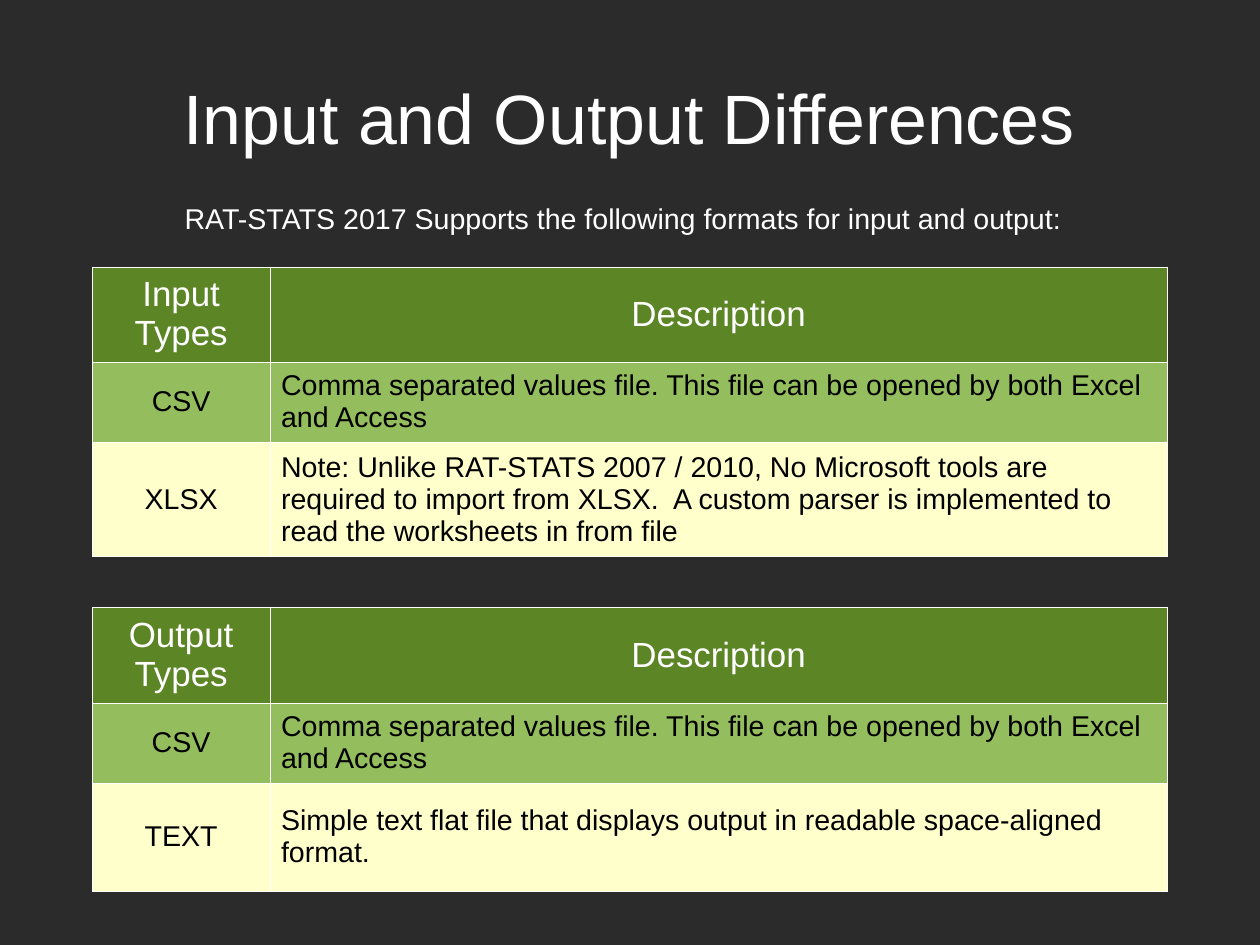
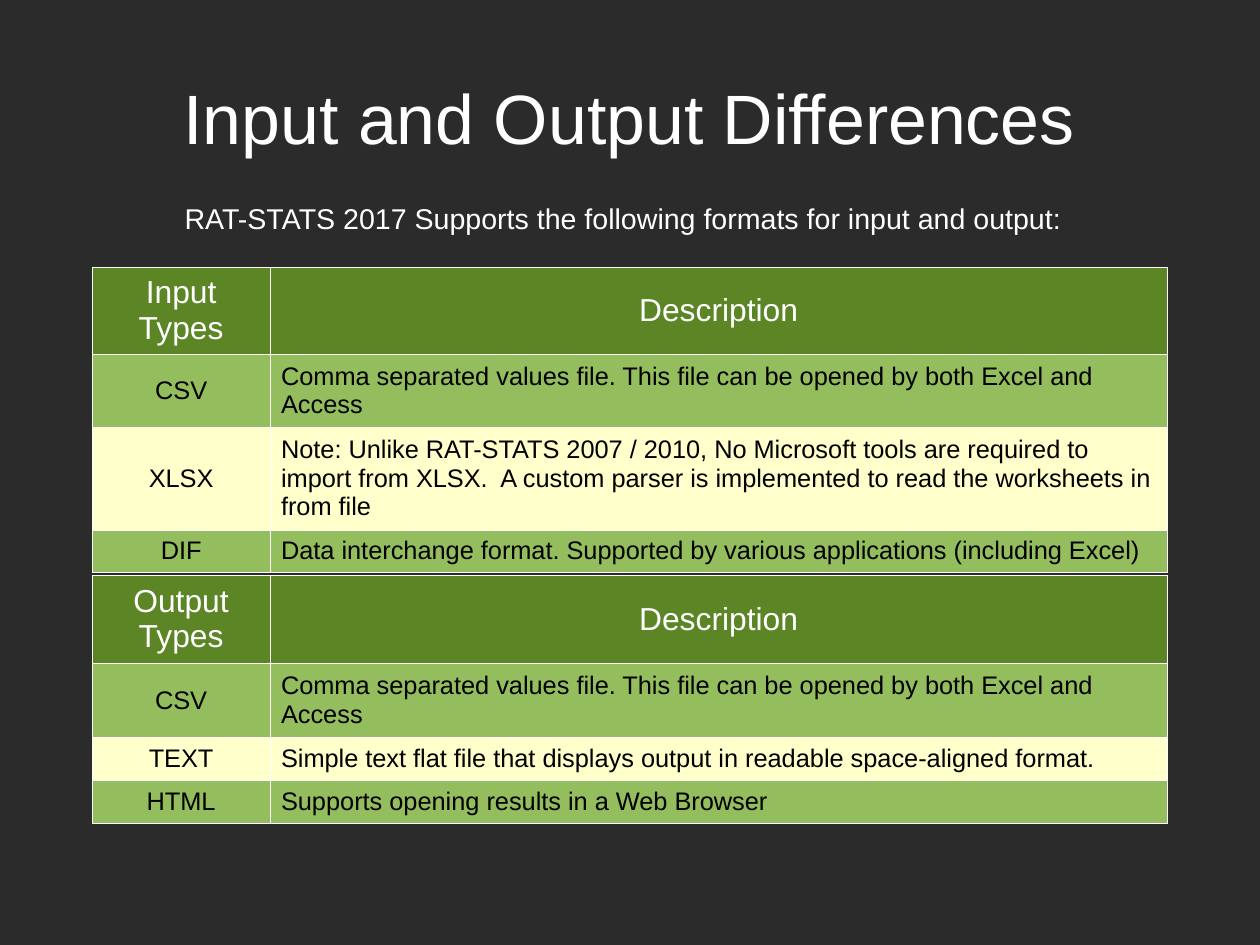
Before and after one commit to cbtek/RStats2017, a slide deck: slide 2 of submission/rstats_help/rstats_differences.odp. Drawn at 1260x945 pixels with LibreOffice and Linux fonts; fonts in the diff are those of the drawing; background and template pictures are left out; a plain dark background stands for a picture behind light text. Boxes give left, top, right and bottom in pixels: in the first picture for what was removed or moved away, otherwise in the second. Text is boxed around its words. In the diff, an @@ line names an element or a change of style, - is before the commit and + after.

```diff
--- a/submission/rstats_help/rstats_differences.odp
+++ b/submission/rstats_help/rstats_differences.odp
@@ table at (93,266,1167,568) @@
+row 4: DIF | Data interchange format. Supported by various applications (including Excel)
@@ table at (93,575,1167,823) @@
+row 4: HTML | Supports opening results in a Web Browser
@@ table: place and size @@
-table at (93,607,1167,880)
+table at (93,575,1167,823)
```
Also in this commit, not shown: 1 other slide changed, 4 slides added, 16 other files.
